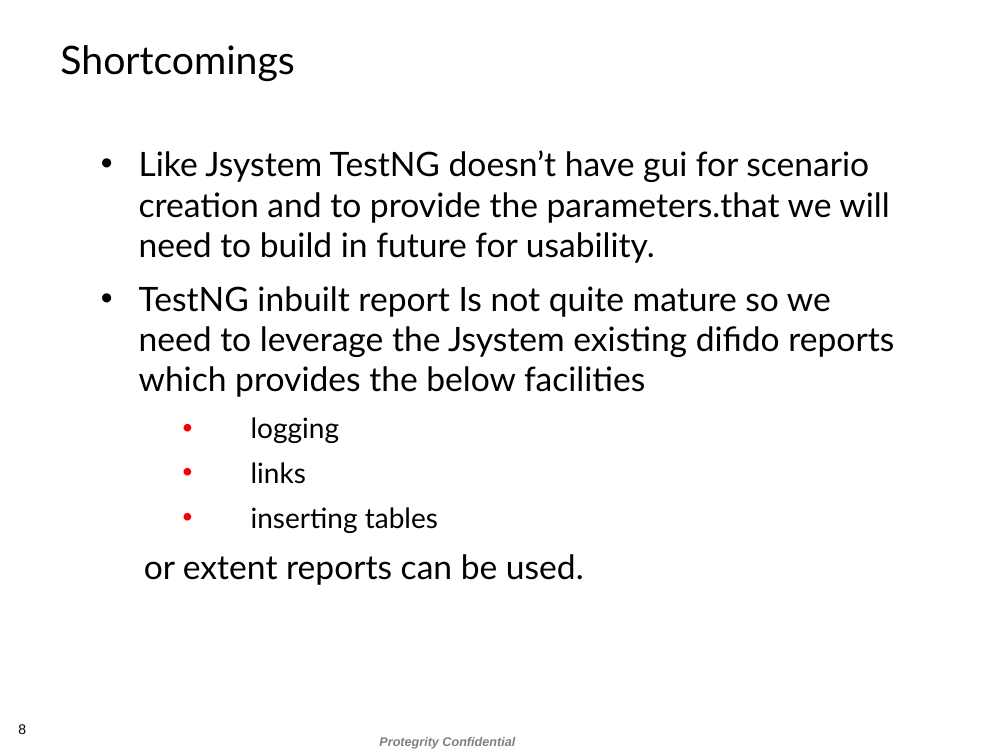
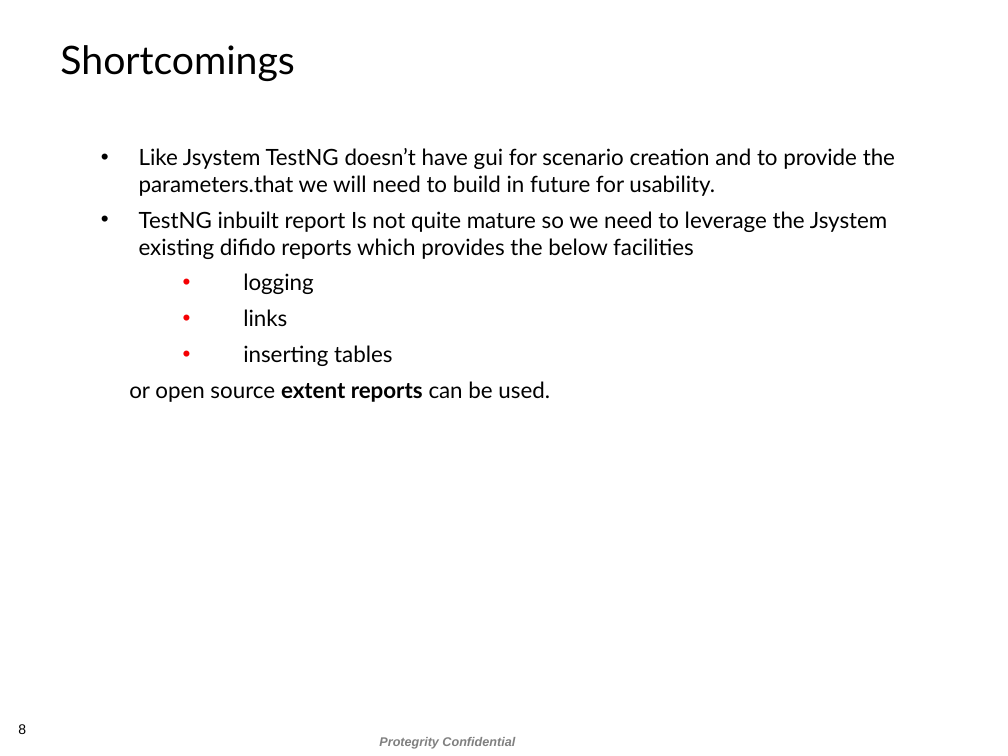
Before and after one commit to nalinigupta04/AQA, a slide deck: slide 8 of AQAFrameworkRestructure.pptx. Drawn at 1008x756 pixels with LibreOffice and Linux fonts; fonts in the diff are those of the drawing; background and template pictures are left out. Boxes give left, top, right and bottom in pixels: in the first picture for what was removed or moved away, otherwise in the second. Text is boxed around its words. In the diff, an @@ line names an element or a change of style, - is before the commit and + after.

```diff
--- a/AQAFrameworkRestructure.pptx
+++ b/AQAFrameworkRestructure.pptx
@@ text at (139,148,895,366): size 24 to 16 pt in "Like Jsystem TestNG doesn’t have gui for ...", "TestNG inbuilt report Is not quite mature ..."; size 20 to 16 pt in "logging", "links", "inserting tables"; less space between paragraphs @@
@@ text at (129,381,550,402): text changed; size 24 to 16 pt @@
-or extent reports can be used.
+or open source extent reports can be used.
```
Also in this commit, not shown: 5 other slides changed.
